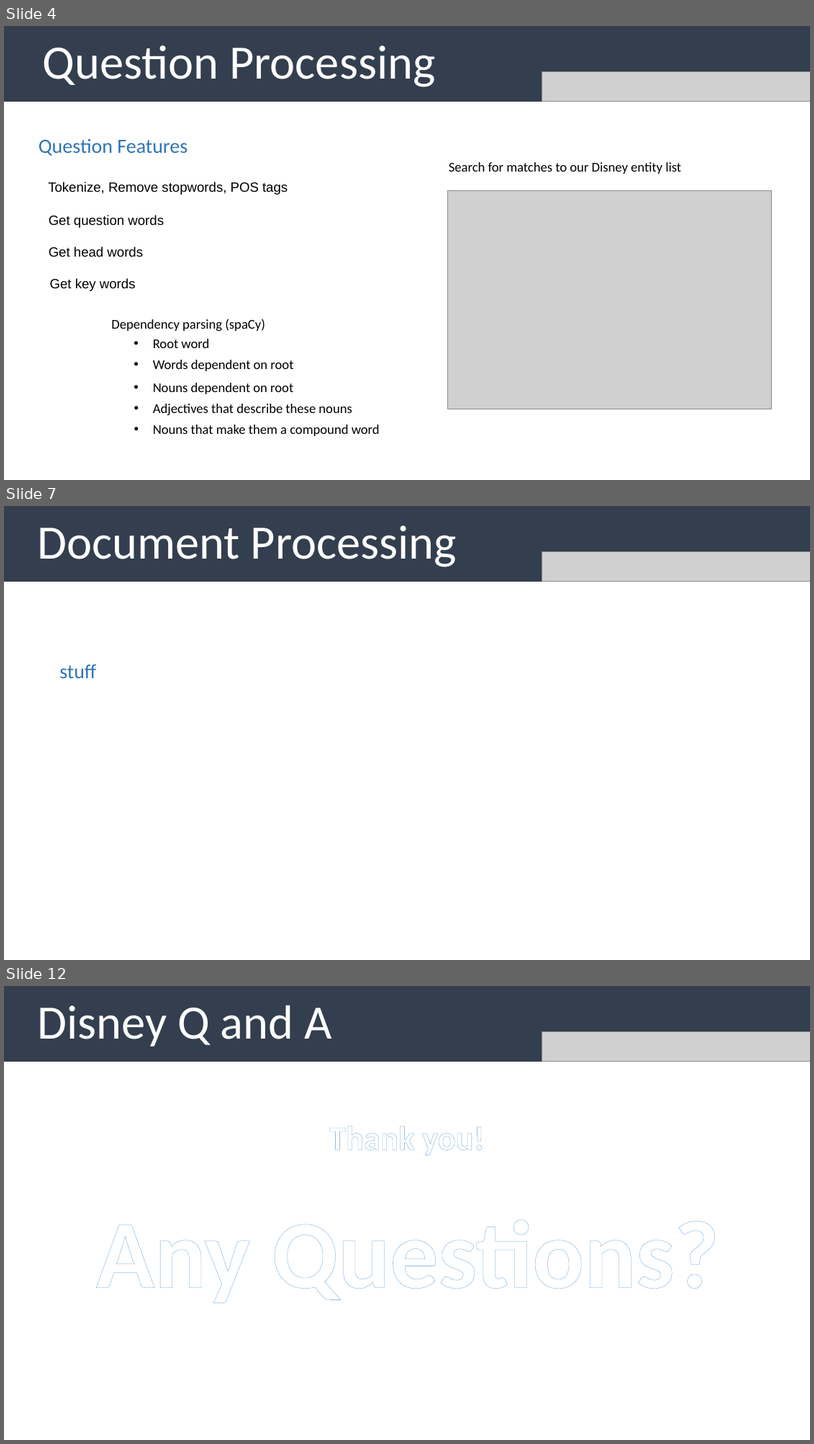
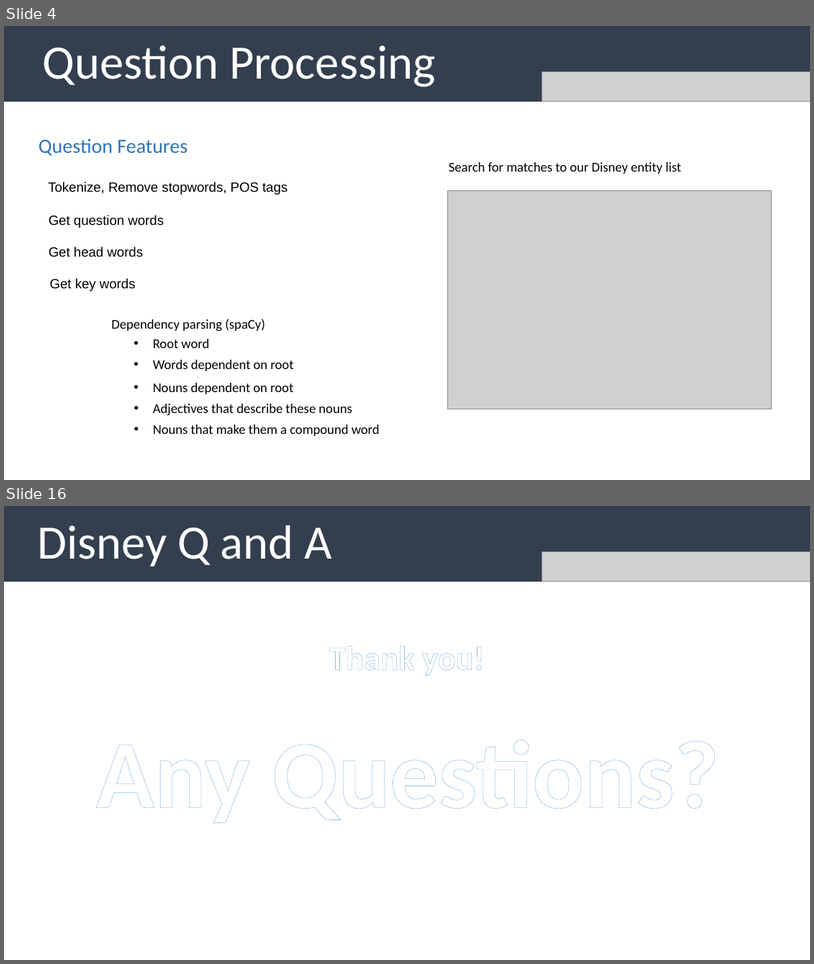
Before and after one commit to uabinf/nlp-group-project-fall-2020-disneyqanda, a slide deck: disneyqanda.pptx. Shown one above the other, each under a label of ours: slides 4, 7 and 12 before the commit, slides 4 and 16 after it; the slides between them are not shown. The pictures are 814x1444 and 814x964 pixels, drawn with LibreOffice and Linux fonts; fonts in the diff are those of the drawing; grey boxes stand for pictures. Boxes give left, top, right and bottom in pixels: in the first picture for what was removed or moved away, otherwise in the second. Text is boxed around its words. In the diff, an @@ line names an element or a change of style, - is before the commit and + after.

```diff
--- a/disneyqanda.pptx
+++ b/disneyqanda.pptx
@@ slide 7 removed at (4,506,810,960), background #FFFFFF @@
@@ rectangle removed at (4,506,810,582) @@
-Document Processing
@@ picture removed at (543,552,810,582) @@
@@ text removed at (59,664,96,678) @@
-stuff
@@ what was slide 12 is now slide 16 @@
```
Also in this commit, not shown: 3 slides changed, 8 slides added, 3 other slides removed.
